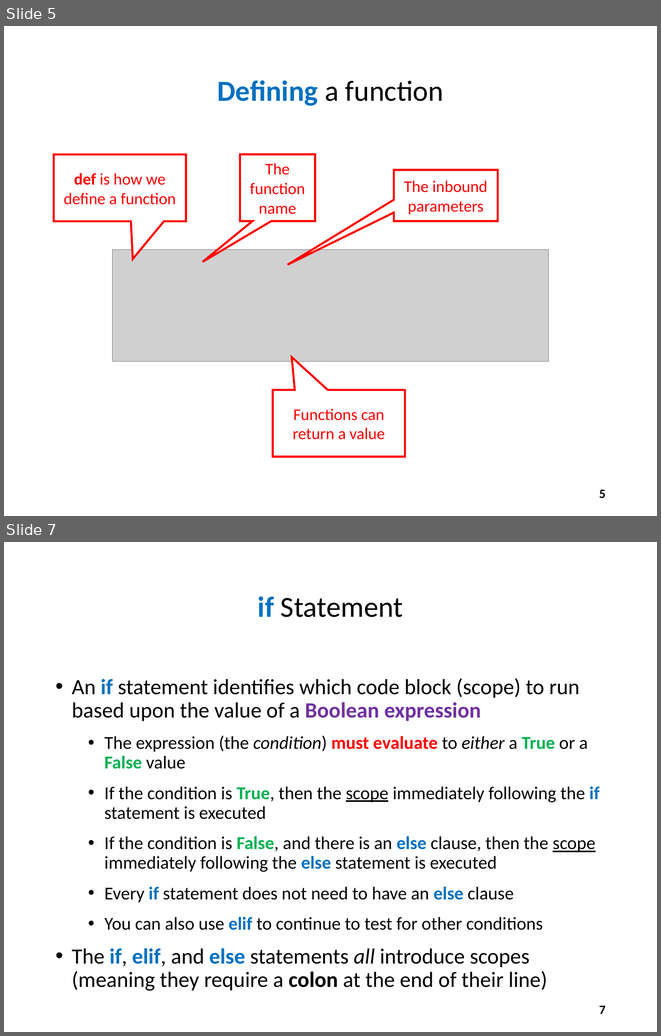
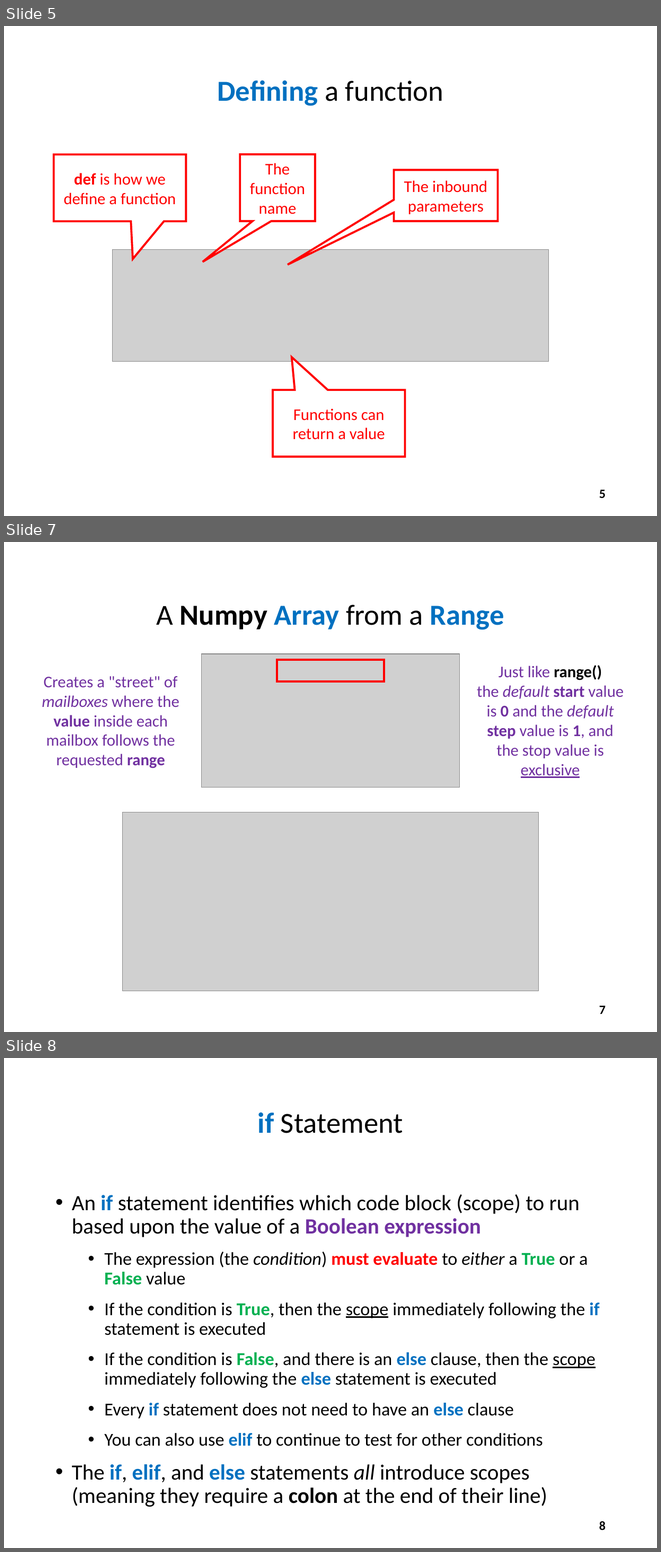
Before and after one commit to dbiersach/scicomp101, a slide deck: Session 04 - Functions and Logic/Session 04 - Functions and Logic.pptx. Shown one above the other, each under a label of ours: slides 5 and 7 before the commit, slides 5, 7 and 8 after it; the slides between them are not shown. The pictures are 661x1036 and 661x1552 pixels, drawn with LibreOffice and Linux fonts; fonts in the diff are those of the drawing; grey boxes stand for pictures. Boxes give left, top, right and bottom in pixels: in the first picture for what was removed or moved away, otherwise in the second. Text is boxed around its words. In the diff, an @@ line names an element or a change of style, - is before the commit and + after.

Commit message:
Switch to range()

```diff
--- a/Session 04 - Functions and Logic/Session 04 - Functions and Logic.pptx
+++ b/Session 04 - Functions and Logic/Session 04 - Functions and Logic.pptx
@@ slide 7 added at box(4, 542, 657, 1032), background #FFFFFF @@
@@ title added at box(157, 605, 504, 630), 32 pt, text #000000, bold @@
+A Numpy Array from a Range
@@ picture added at box(201, 654, 459, 787) @@
@@ rectangle added at box(277, 660, 384, 681), outline #FF0000 2.25 pt @@
@@ text added at box(477, 665, 624, 778), 18 pt, text #7030A0 @@
+Just like range()
+the default start value is 0 and the default step value is 1, and the stop value is exclusive
@@ text added at box(42, 676, 179, 768), 18 pt, text #7030A0 @@
+Creates a "street" of mailboxes where the value inside each mailbox follows the requested range
@@ picture added at box(123, 812, 539, 990) @@
@@ page number added at box(599, 1005, 606, 1014), 14 pt, text #000000, bold @@
+7
@@ what was slide 7 is now slide 8 @@
@@ page number at box(599, 1521, 606, 1530): text changed @@
-7
+8
```
Also in this commit, not shown: 11 slides changed, 2 slides removed, 3 other files.
